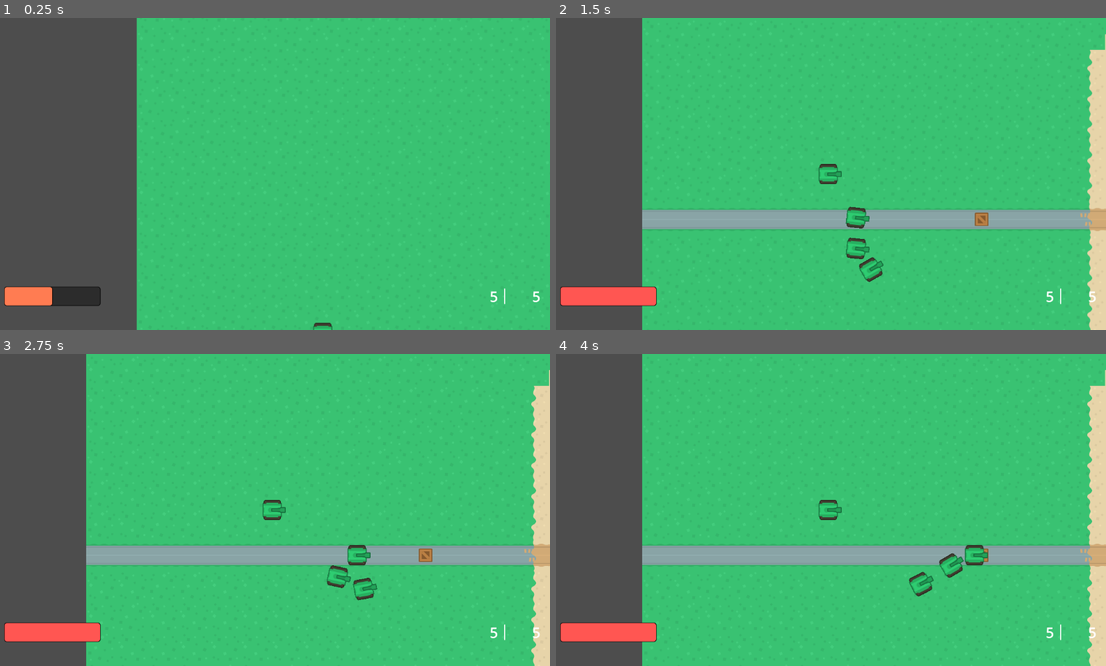
Above: before the commit, frames 1-4 (two rows, left to right).
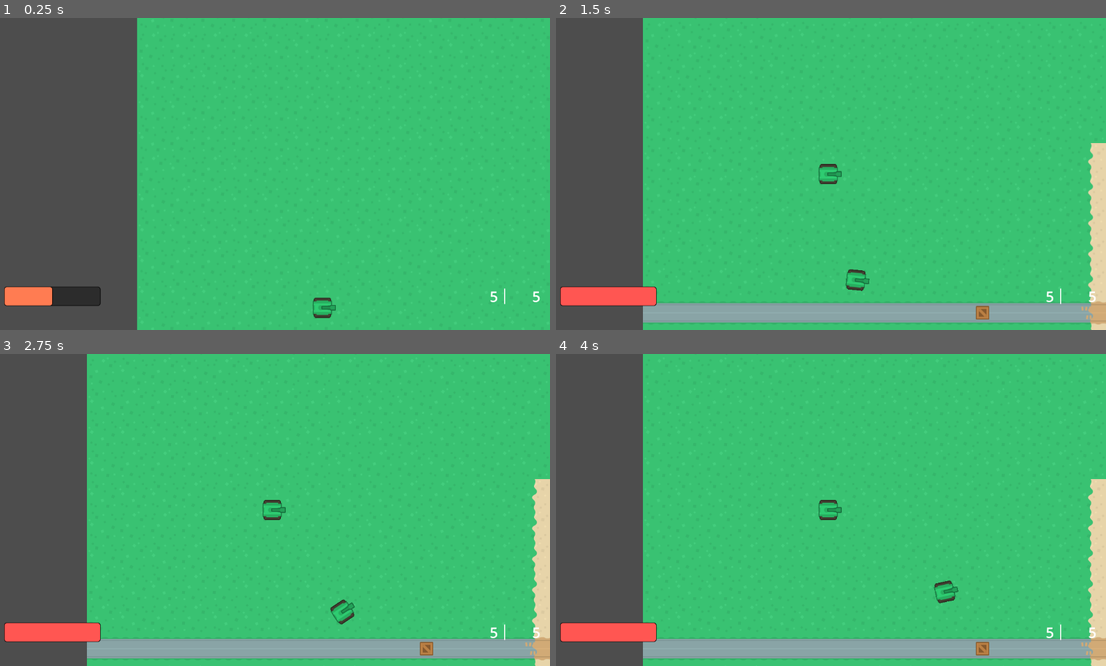
Above: after the commit, the same moments.

Repository: BrianMosbeux/Steel_Storm
Game: Godot game, scene res://scenes/main.tscn
Two runs of this game, one before a commit and one after it. Both use one fixed random seed, a clock stepped at 60 frames per second and the inputs below.
Inputs:
- Up to frame 1 (0.25 s): no input
- Up to frame 2 (1.5 s): no input
- Up to frame 3 (2.75 s): no input
- Up to frame 4 (4 s): no input

The runs differ from the first frame. In frame 1, 0.4% of the frame differs, in the area x 24-62%, y 0-100%; in frame 2, 12%, in the area x 15-100%, y 0-100%; in frame 3, 12%; in frame 4, 12%.

Commit message:
Set units to ADVANCE to a random position in the caputrable base radius
create function to get a random point within the capture circle in capturable_base.gd
call the function in map_ai.gd when the function set_unit_ai_to_advance_to_next_base() is run.

Diff:
--- a/scenes/main.tscn
+++ b/scenes/main.tscn
@@ -196,33 +196,33 @@
 [node name="AllyRespawnPoints" type="Node2D" parent="."]
 
 [node name="Marker2D" type="Marker2D" parent="AllyRespawnPoints"]
-position = Vector2(386, 1218)
+position = Vector2(384, 1024)
 
 [node name="Marker2D2" type="Marker2D" parent="AllyRespawnPoints"]
-position = Vector2(322, 1282)
+position = Vector2(320, 1216)
 
 [node name="Marker2D3" type="Marker2D" parent="AllyRespawnPoints"]
-position = Vector2(322, 1346)
+position = Vector2(320, 1408)
 
 [node name="Marker2D4" type="Marker2D" parent="AllyRespawnPoints"]
-position = Vector2(386, 1410)
+position = Vector2(384, 1600)
 
 [node name="EnemyRespawnPoints" type="Node2D" parent="."]
 
 [node name="Marker2D" type="Marker2D" parent="EnemyRespawnPoints"]
-position = Vector2(2240, 1216)
+position = Vector2(2240, 1088)
 rotation = 3.14159
 
 [node name="Marker2D2" type="Marker2D" parent="EnemyRespawnPoints"]
-position = Vector2(2304, 1280)
+position = Vector2(2304, 1216)
 rotation = 3.14159
 
 [node name="Marker2D3" type="Marker2D" parent="EnemyRespawnPoints"]
-position = Vector2(2304, 1344)
+position = Vector2(2304, 1408)
 rotation = 3.14159
 
 [node name="Marker2D4" type="Marker2D" parent="EnemyRespawnPoints"]
-position = Vector2(2240, 1408)
+position = Vector2(2240, 1600)
 rotation = 3.14159
 
 [node name="Camera2D" type="Camera2D" parent="."]
--- a/scripts/capturable_base.gd
+++ b/scripts/capturable_base.gd
@@ -15,10 +15,15 @@
 @onready var team = $Team
 @onready var sprite_2d = $Sprite2D
 @onready var capture_timer = $CaptureTimer
+@onready var collision_shape_2d = $CollisionShape2D
 
 
-func _process(delta):
-	get_team_with_majority()
+func get_random_position_within_capture_radius():
+	var random_vec: Vector2 = (Vector2.RIGHT * randf()).rotated(randf_range(0, 2 * PI))
+	var random_position: Vector2 = collision_shape_2d.global_position + random_vec * collision_shape_2d.shape.radius
+	return random_position
+	#var vec = (Vector2.RIGHT * rand_range(0, 100)).rotate(rand_range(0, PI))
+
 
 func _on_body_entered(body):
 	if body.has_method("get_team"):
--- a/scripts/map_ai.gd
+++ b/scripts/map_ai.gd
@@ -71,7 +71,7 @@
 func set_unit_ai_to_advance_to_next_base(unit):
 	if target_base:
 		var ai = unit.ai
-		ai.next_base = target_base.global_position
+		ai.next_base = target_base.get_random_position_within_capture_radius()
 		ai.current_state = AI.State.ADVANCE
 
 func spawn_unit(respawn_point: Marker2D):
